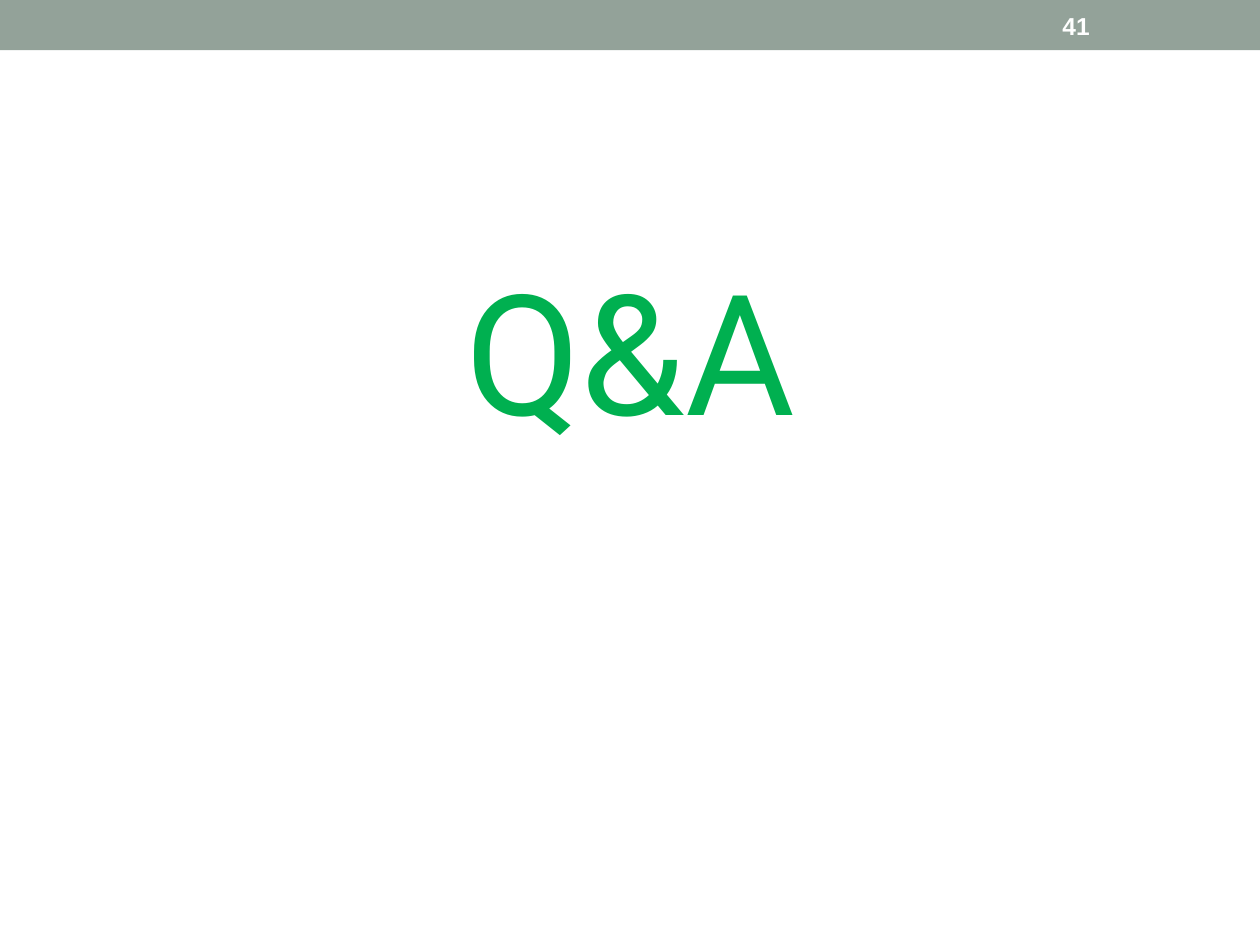
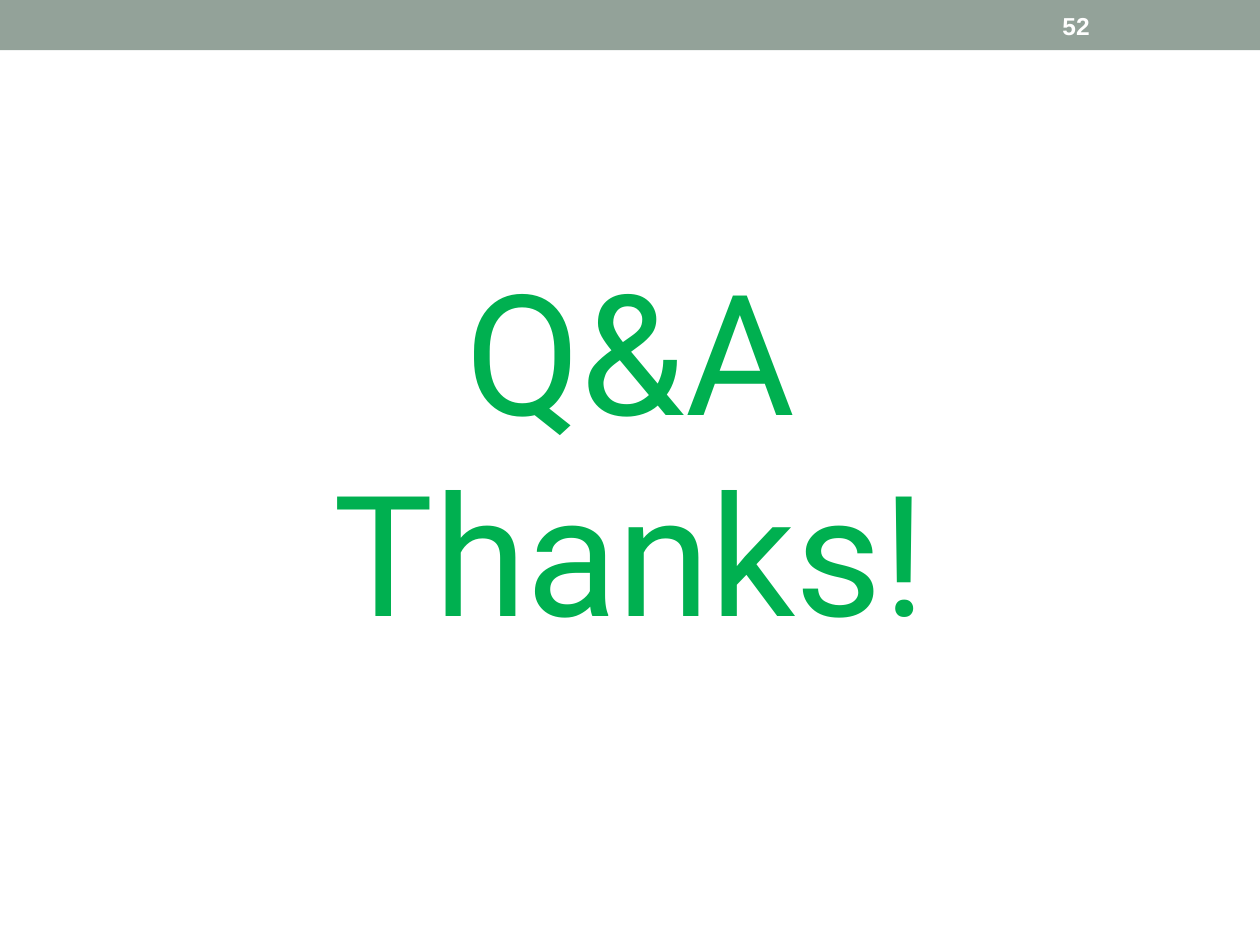
Before and after one commit to Lyon-NEU/Git, a slide deck: slide 52 of git.ppt (slide 41 before the commit). Drawn at 1260x945 pixels with LibreOffice and Linux fonts; fonts in the diff are those of the drawing. Boxes give left, top, right and bottom in pixels: in the first picture for what was removed or moved away, otherwise in the second. Text is boxed around its words. In the diff, an @@ line names an element or a change of style, - is before the commit and + after.

```diff
--- a/git.ppt
+++ b/git.ppt
@@ page number at [1062, 18, 1089, 35]: text changed @@
-41
+52
@@ title at [334, 294, 925, 618]: text changed @@
-Q&A
+Q&A
+Thanks!
```
Also in this commit, not shown: 23 other slides changed, 13 slides added, 3 slides removed.
